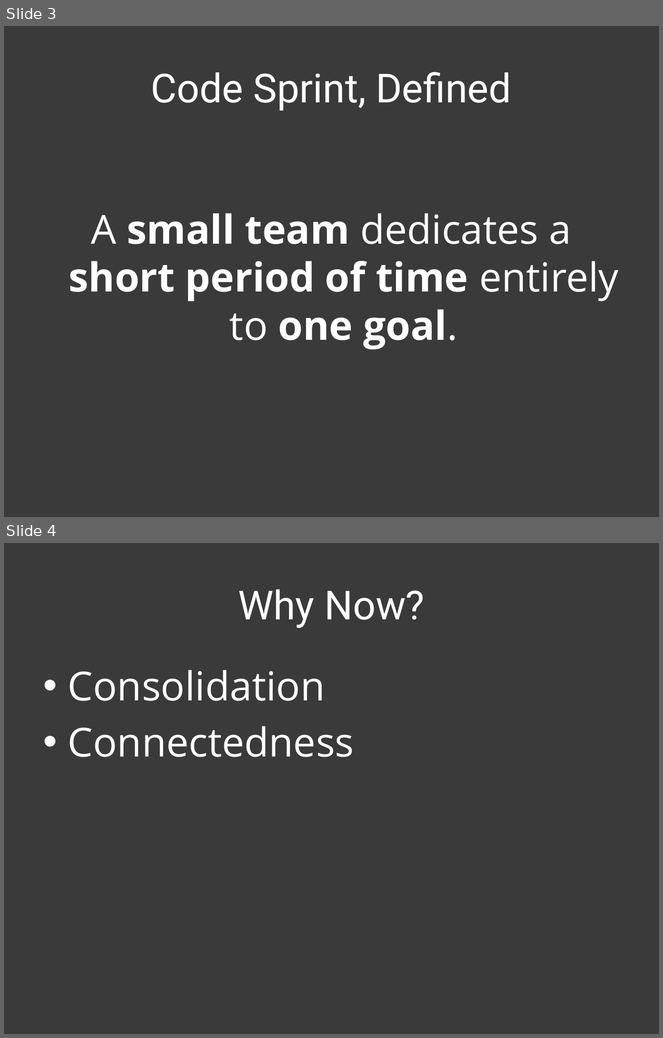
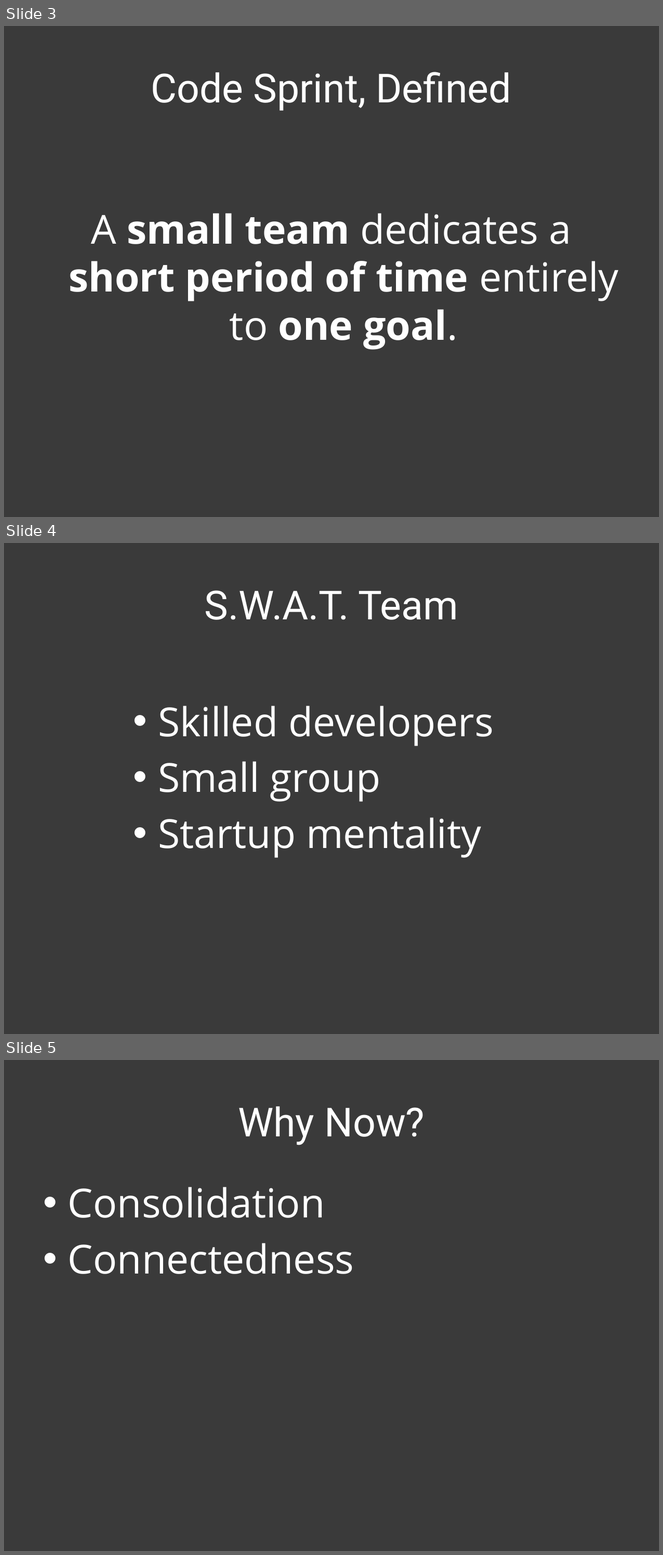
Before and after one commit to patik/code-sprint, a slide deck: code-sprint.pptx. Shown one above the other, each under a label of ours: slides 3 and 4 before the commit, slides 3, 4 and 5 after it. The pictures are 663x1038 and 663x1555 pixels, drawn with LibreOffice and Linux fonts; fonts in the diff are those of the drawing. Boxes give left, top, right and bottom in pixels: in the first picture for what was removed or moved away, otherwise in the second. Text is boxed around its words. In the diff, an @@ line names an element or a change of style, - is before the commit and + after.

```diff
--- a/code-sprint.pptx
+++ b/code-sprint.pptx
@@ slide 4 added at bbox=[4, 543, 659, 1034], background #3A3A3A @@
@@ title added at bbox=[204, 590, 458, 620], 44 pt, text #FFFFFF @@
+S.W.A.T. Team
@@ text added at bbox=[158, 706, 494, 858], 44 pt, text #FFFFFF @@
+• Skilled developers
+• Small group
+• Startup mentality
@@ what was slide 4 is now slide 5 @@
```
Also in this commit, not shown: 1 slide changed, 1 slide removed, 1 other file.
